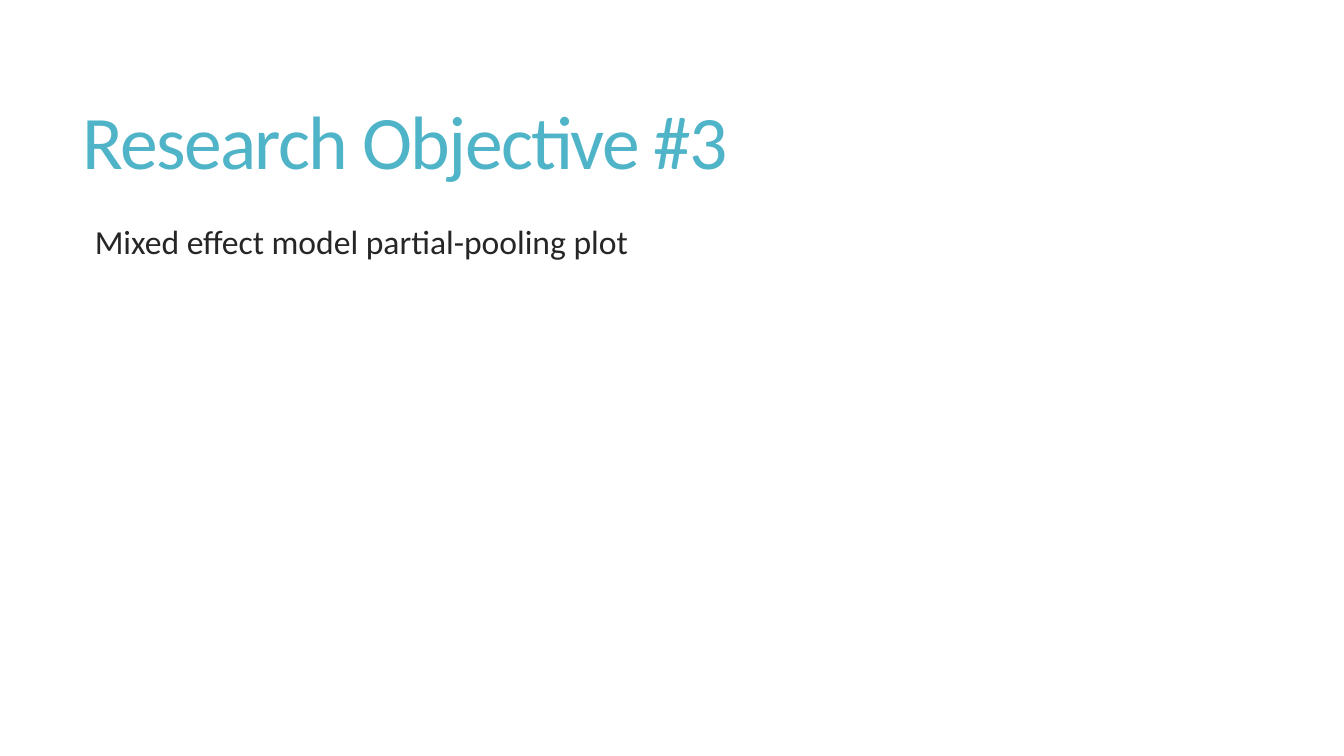
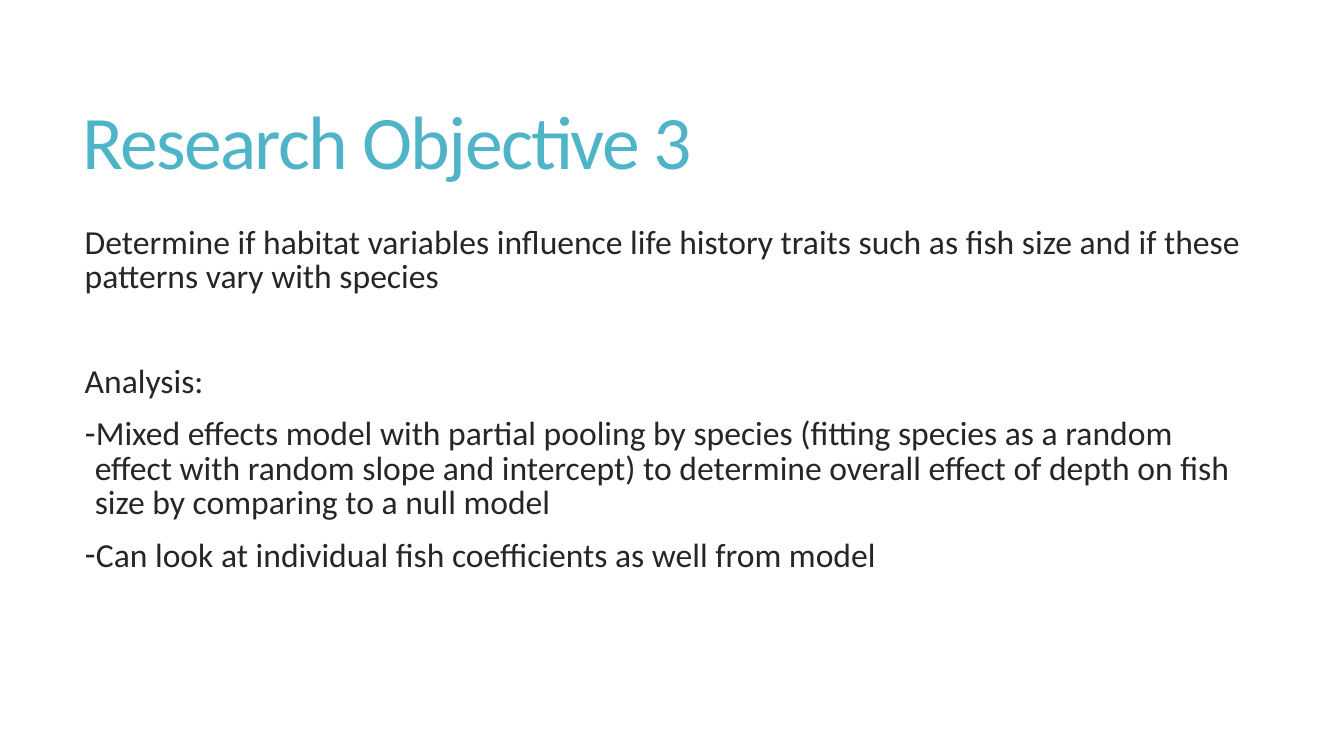
Before and after one commit to fionatfrancis/HiLo-Fish, a slide deck: slide 10 of HiLoAnalysisUpdate.pptx (slide 7 before the commit). Drawn at 1344x756 pixels with LibreOffice and Linux fonts; fonts in the diff are those of the drawing. Boxes give left, top, right and bottom in pixels: in the first picture for what was removed or moved away, otherwise in the second. Text is boxed around its words. In the diff, an @@ line names an element or a change of style, - is before the commit and + after.

```diff
--- a/HiLoAnalysisUpdate.pptx
+++ b/HiLoAnalysisUpdate.pptx
@@ title at [83,116,692,182]: text changed @@
-Research Objective #3
+Research Objective 3
@@ text at [85,230,1239,568]: text changed @@
-  Mixed effect model partial-pooling plot
+Determine if habitat variables influence life history traits such as fish size and if these patterns vary with species
+Analysis:
+– Mixed effects model with partial pooling by species (fitting species as a random effect with random slope and intercept) to determine overall effect of depth on fish size by comparing to a null model
+– Can look at individual fish coefficients as well from model
```
Also in this commit, not shown: 4 other slides changed, 6 slides added, 2 slides removed.
